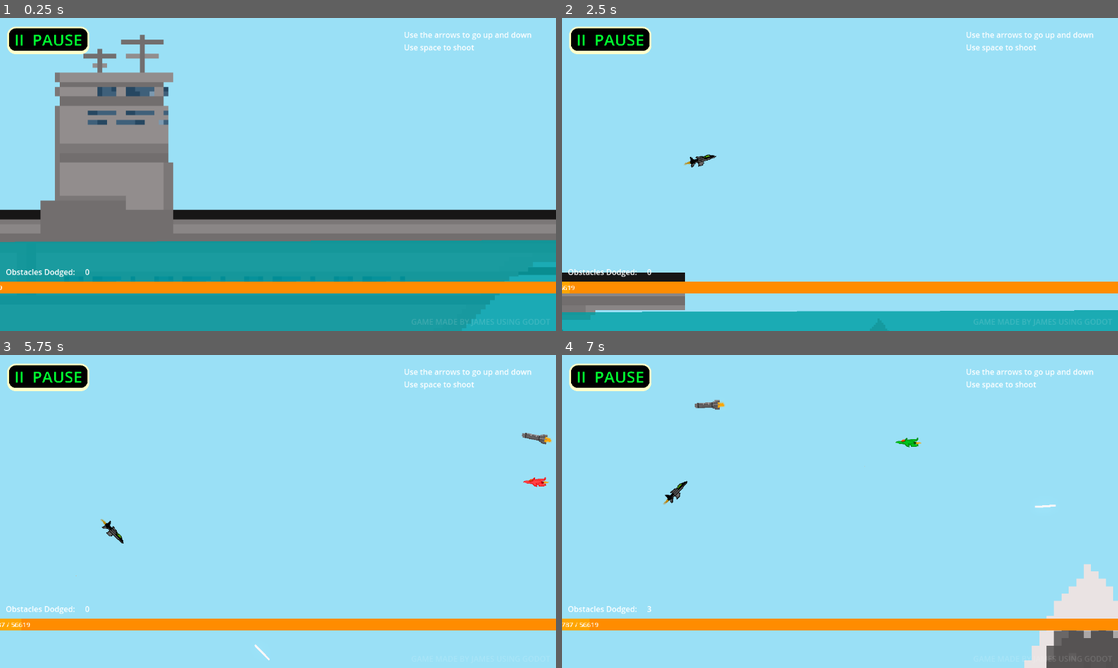
Above: before the commit, frames 1-4 (two rows, left to right).
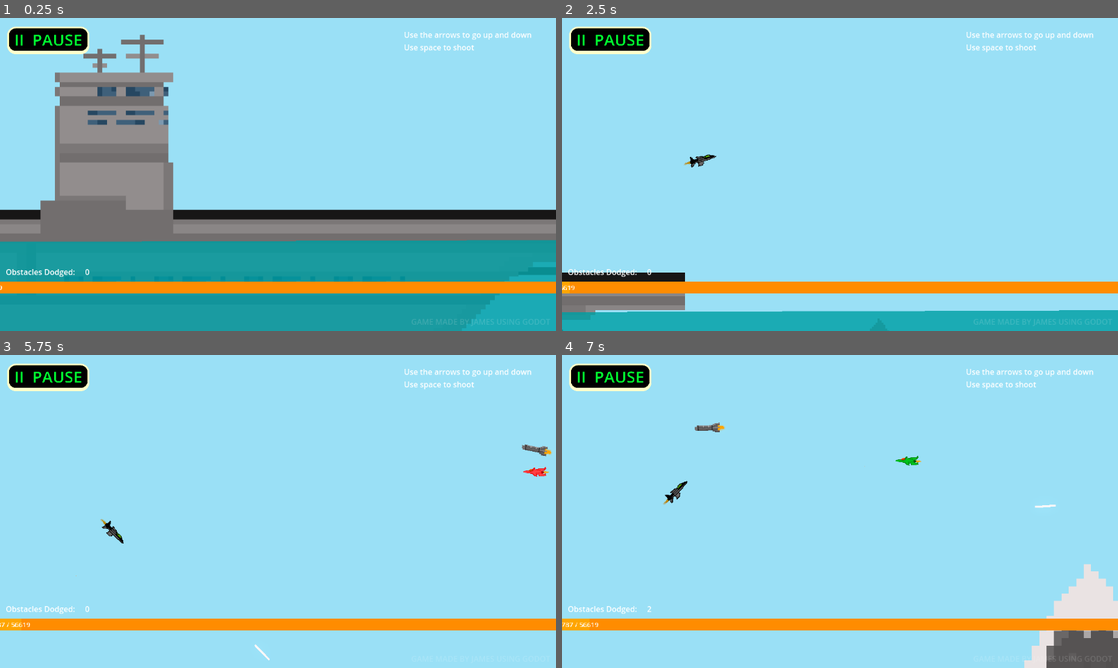
Above: after the commit, the same moments.

Repository: star6fish/DigitalTechInternalInternal
Game: Godot game, scene res://scenes/TestingScene.tscn
Same seed, same stepped clock (60 frames per second), same inputs: the game is played once before the commit and once after it. The project has no main scene, so this scene is started directly.
Inputs:
- Up to frame 1 (0.25 s): no input
- Up to frame 2 (2.5 s): hold Right (ui_right) 0.53-1.28 s; hold Space (shoot) 0.53-1.28 s; hold Down (ui_down) 1.28-2.03 s; tap Space (shoot) at 1.35 s; hold Right (ui_right) from 2.03 s (still down); hold Space (shoot) from 2.03 s (still down)
- Up to frame 3 (5.75 s): release Right (ui_right) at 2.78 s; release Space (shoot) at 2.78 s; hold Up (ui_up) 2.78-3.53 s; tap Space (shoot) at 2.85, 4.35 s; hold Space (shoot) 3.53-4.28 s; hold Left (ui_left) 3.53-5.03 s; hold Down (ui_down) from 5.03 s (still down); hold Space (shoot) from 5.03 s (still down)
- Up to frame 4 (7 s): release Down (ui_down) at 5.78 s; release Space (shoot) at 5.78 s; hold Right (ui_right) 5.78-6.53 s; tap Space (shoot) at 5.85 s; hold Up (ui_up) from 6.53 s (still down); hold Space (shoot) from 6.53 s (still down)

The runs differ from the first frame. In frame 1, less than 0.1% of the frame differs, in the area x 0-87%, y 70-72%; in frame 2, less than 0.1%; in frame 3, 0.4%; in frame 4, 0.4%, in the area x 15-65%, y 14-83%.

Commit message:
21/10/2024

Diff:
--- a/assets/TestingScene.gdshader
+++ b/assets/TestingScene.gdshader
@@ -7,11 +7,12 @@
 void fragment() {
 	// Called for every pixel the material is visible on.
 
-	float Wave_Amplitude = 0.05;
-	float Wave_Speed = 2.0;
-	float Wave_Period = 2.8;
+	float wave_amplitude = 0.05;
+	float wave_speed = 2.0;
+	float wave_period = 2.8;
 
-	float waves = UV.y * 20.0 + sin(UV.x * 20.0 / Wave_Period + 1.0 * Wave_Speed * TIME) * Wave_Amplitude - Wave_Amplitude;
+	float waves = UV.y * 20.0 + sin(UV.x * 20.0 / wave_period + 1.0 * wave_speed * TIME)
+			 * wave_amplitude - wave_amplitude;
 	COLOR.a = step(0.5, waves) - 0.2;
 
 }
--- a/scenes/TestingScene.tscn
+++ b/scenes/TestingScene.tscn
@@ -649,7 +649,7 @@
 [node name="Sprite2D" type="Sprite2D" parent="."]
 z_index = 1
 material = SubResource("ShaderMaterial_ehk6k")
-position = Vector2(10100, 2458)
+position = Vector2(10069, 2458)
 scale = Vector2(342.781, 79.9375)
 texture = SubResource("GradientTexture2D_jv6t8")
 
--- a/scripts/OptionsScreen.gd
+++ b/scripts/OptionsScreen.gd
@@ -4,6 +4,7 @@
 
 var buttons_hover = {}
 
+const BUTTON_TWEENING_SIZE_SPEED = 0.1
 
 func update_button_outlines():
 
@@ -71,14 +72,15 @@
 
 			var button_tween = create_tween()
 			button_tween.tween_property(button_target, "scale", button_target.scale
-					 + (button_target.scale / 6), 0.1)
+					 + (button_target.scale / 6), BUTTON_TWEENING_SIZE_SPEED)
 
 	elif hover == false:
 
 		if buttons_hover.get(button_target):
 
 			var button_tween = create_tween()
-			button_tween.tween_property(button_target, "scale", buttons_hover[button_target], 0.1)
+			button_tween.tween_property(button_target, "scale", buttons_hover[button_target],
+					 BUTTON_TWEENING_SIZE_SPEED)
 
 			buttons_hover.erase(button_target)
 
@@ -86,7 +88,7 @@
 
 		var button_tween = create_tween()
 		button_tween.tween_property(button_target, "scale", buttons_hover[button_target]
-				 - (buttons_hover[button_target] / 6), 0.1)
+				 - (buttons_hover[button_target] / 6), BUTTON_TWEENING_SIZE_SPEED)
 
 	elif press == false:
 
@@ -96,7 +98,7 @@
 
 				var button_tween = create_tween()
 				button_tween.tween_property(button_target, "scale", buttons_hover[button_target]
-						 + (buttons_hover[button_target] / 6), 0.1)
+						 + (buttons_hover[button_target] / 6), BUTTON_TWEENING_SIZE_SPEED)
 
 # Called when the node enters the scene tree for the first time.
 func _ready():
--- a/scripts/Player.gd
+++ b/scripts/Player.gd
@@ -9,10 +9,21 @@
 var taking_off = true
 var crashing = false
 
+const VELOCITY_CLAMP_MINIMUM_Y = -910
+const VELOCITY_CLAMP_MAXIMUM_Y = 200
+
 var explosion = false
 var shake_strength = 0.0
+const EXPLOSION_ZOOM = 1.5
+const SHAKE_MAGNITUDE = 40.0
+const SHAKE_OFFSET = 400
 
 var shooting_cooldown = false
+
+const TAKE_OFF_ROTATION_MINIMISED = -0.5
+
+const TAKE_OFF_ROTATION = -215
+const TAKE_OFF_LEVEL_Y = -85
 
 # Get the gravity from the project settings to be synced with RigidBody nodes.
 var gravity = ProjectSettings.get_setting("physics/2d/default_gravity")
@@ -80,7 +91,7 @@
 
 		$AnimatedSprite2D.animation = "default"
 
-		if position.y <= -85:
+		if position.y <= TAKE_OFF_LEVEL_Y:
 			rotation = rotate_toward(rotation, 0, delta * 0.2)
 			if rotation == 0:
 				taking_off = false
@@ -88,8 +99,8 @@
 			velocity.x = speed * 2
 			velocity.y = 1 * (rotation * speed)
 
-			if position.x >= - 215:
-				rotation = rotate_toward(rotation, -0.5, delta)
+			if position.x >= TAKE_OFF_ROTATION:
+				rotation = rotate_toward(rotation, TAKE_OFF_ROTATION_MINIMISED, delta)
 
 	elif taking_off == false:
 
@@ -129,13 +140,14 @@
 
 	move_and_slide()
 
-	position.y = clamp(position.y, -910, 200)
+	position.y = clamp(position.y, VELOCITY_CLAMP_MINIMUM_Y, VELOCITY_CLAMP_MAXIMUM_Y)
 
 	if crashing == true:
 
-		shake_strength = lerp(shake_strength, 40.0, 5 * delta)
+		shake_strength = lerp(shake_strength, SHAKE_MAGNITUDE, 5 * delta)
 
-		var shake_vector = Vector2(400 - (400 * (shake_strength / 40) / 4)
+		var shake_vector = Vector2(SHAKE_OFFSET - (
+					SHAKE_OFFSET * (shake_strength / SHAKE_MAGNITUDE) / 4)
 				 + RandomNumberGenerator.new().randf_range(-shake_strength, shake_strength),
 				 RandomNumberGenerator.new().randf_range(-shake_strength, shake_strength))
 		get_parent().get_child(9).offset = lerp(get_parent().get_child(9).offset, shake_vector,
@@ -144,7 +156,7 @@
 				 RandomNumberGenerator.new().randf_range(-shake_strength, shake_strength),
 				 delta * 5)
 		get_parent().get_child(9).zoom = lerp(get_parent().get_child(9).zoom,
-				 Vector2(1.5, 1.5), delta)
+				 Vector2(EXPLOSION_ZOOM, EXPLOSION_ZOOM), delta)
 
 	#if Crashing == true:
 		#Explosion.position.x = position.x
--- a/scripts/TestingScene.gd
+++ b/scripts/TestingScene.gd
@@ -15,6 +15,18 @@
 
 var obstacle_cool_down = false
 var obstacles = {}
+
+const OBSTACLE_SPAWN_OFFSET_X = 2000
+const OBSTACLE_SPAWN_DISTANCE_MINIMUM_Y = 10
+const OBSTACLE_SPAWN_RANDOMNESS_Y = 50
+const CACTUS_SPAWN_OFFSET_Y = -600
+const OBSTACLE_CLAMP_Y_MINIMUM = -1000
+const OBSTACLE_CLAMP_Y_MAXIMUM = -320
+
+const CAMERA_CLAMP_Y_MINIMUM = -600
+const CAMERA_CLAMP_Y_MAXIMUM = -100
+
+const TAKE_OFF_LEAVE_X = 1600
 
 # Pause button pressed
 func _pause():
@@ -82,13 +94,15 @@
 		elif obstacle_jet_plane_colour == 3:
 			obstacle_select = jet_plane_obstacle3_scene
 
-	var obstacle_position_y = clamp(randf_range($CharacterBody2D.position.y - 100,
-		 	$CharacterBody2D.position.y + 100), -1000, -320)
+	var obstacle_position_y = clamp(randf_range(
+			$CharacterBody2D.position.y - OBSTACLE_SPAWN_RANDOMNESS_Y,
+		 	$CharacterBody2D.position.y + OBSTACLE_SPAWN_RANDOMNESS_Y),
+			OBSTACLE_CLAMP_Y_MINIMUM, OBSTACLE_CLAMP_Y_MAXIMUM)
 
 	var can_spawn = true
 
 	for obstacle in obstacles:
-		if obstacles[obstacle] - obstacle_position_y < 10:
+		if obstacles[obstacle] - obstacle_position_y < OBSTACLE_SPAWN_DISTANCE_MINIMUM_Y:
 			can_spawn = false
 
 	if (obstacle_select == mountain_scene
@@ -97,16 +111,17 @@
 
 		can_spawn = true
 		obstacle_position_y = randf_range(100, 200)
+
 	elif obstacle_select == cactus_scene:
 
-		$RayCast2D.position = Vector2($CharacterBody2D.position.x + 2000, -500)
+		$RayCast2D.position = Vector2($CharacterBody2D.position.x + OBSTACLE_SPAWN_OFFSET_X, CAMERA_CLAMP_Y_MAXIMUM)
 
 		if $RayCast2D.is_colliding():
 
-			var RaycastInstance = $RayCast2D.get_collider()
+			var raycast_instance = $RayCast2D.get_collider()
 
-			if RaycastInstance.has_meta("DesertRug"):
-				obstacle_position_y = 600 - $RayCast2D.get_collision_point().y
+			if raycast_instance.has_meta("DesertRug"):
+				obstacle_position_y = CACTUS_SPAWN_OFFSET_Y - $RayCast2D.get_collision_point().y
 			else:
 				can_spawn = false
 		else:
@@ -120,7 +135,7 @@
 
 		add_child(obstacle)
 
-		obstacle.position.x = $CharacterBody2D.position.x + 2000
+		obstacle.position.x = $CharacterBody2D.position.x + OBSTACLE_SPAWN_OFFSET_X
 		obstacle.position.y = obstacle_position_y
 
 		var double = random.randi_range(1, 4)
@@ -141,7 +156,9 @@
 
 # Called when the node enters the scene tree for the first time.
 func _ready():
+
 	global.obstacles_dodged = 0
+
 	if global.difficulty == "Easy":
 		$CanvasLayer.get_child(2).color = Color.DARK_GREEN
 		$CanvasLayer.get_child(3).color = Color.GREEN
@@ -162,16 +179,17 @@
 func _process(delta):
 
 	$Camera2D.position.x = $CharacterBody2D.position.x
-	$Camera2D.position.y = clamp($CharacterBody2D.position.y, -600, -100)
+	$Camera2D.position.y = clamp($CharacterBody2D.position.y, CAMERA_CLAMP_Y_MINIMUM,
+			 CAMERA_CLAMP_Y_MAXIMUM)
 
-	if $CharacterBody2D.position.x > 1600:
+	if $CharacterBody2D.position.x > TAKE_OFF_LEAVE_X:
 
 		if obstacle_cool_down == false:
 			_spawn_obstacle()
 
 	$CanvasLayer.get_child(4).text = "Obstacles Dodged:     " + str(global.obstacles_dodged)
 
-	$CanvasLayer.get_child(3).position.x = -1152 * (1 - $CharacterBody2D.position.x
-			 / $Node2D3.position.x)
+	$CanvasLayer.get_child(3).position.x = -$CanvasLayer.get_child(3).size.x * (
+				1 - $CharacterBody2D.position.x / $Node2D3.position.x)
 	$CanvasLayer.get_child(3).get_child(0).text = (str(floor($CharacterBody2D.position.x)) + " / "
 			+ str($Node2D3.position.x))
--- a/scripts/buttonEffects.gd
+++ b/scripts/buttonEffects.gd
@@ -1,6 +1,8 @@
 extends CanvasLayer
 
 var ButtonsHover = {}
+
+const BUTTON_TWEENING_SIZE_SPEED = 0.1
 
 func _buttonEffect(ButtonTarget, Hover, Press):
 
@@ -11,21 +13,24 @@
 			ButtonsHover[ButtonTarget] = ButtonTarget.scale
 
 			var ButtonTween = create_tween()
-			ButtonTween.tween_property(ButtonTarget, "scale", ButtonTarget.scale + (ButtonTarget.scale / 6), 0.1)
+			ButtonTween.tween_property(ButtonTarget, "scale", ButtonTarget.scale
+					 + (ButtonTarget.scale / 6), BUTTON_TWEENING_SIZE_SPEED)
 
 	elif Hover == false:
 
 		if ButtonsHover.get(ButtonTarget):
 
 			var ButtonTween = create_tween()
-			ButtonTween.tween_property(ButtonTarget, "scale", ButtonsHover[ButtonTarget], 0.1)
+			ButtonTween.tween_property(ButtonTarget, "scale", ButtonsHover[ButtonTarget],
+					 BUTTON_TWEENING_SIZE_SPEED)
 
 			ButtonsHover.erase(ButtonTarget)
 
 	if Press == true:
 
 		var ButtonTween = create_tween()
-		ButtonTween.tween_property(ButtonTarget, "scale", ButtonsHover[ButtonTarget] - (ButtonsHover[ButtonTarget] / 6), 0.1)
+		ButtonTween.tween_property(ButtonTarget, "scale", ButtonsHover[ButtonTarget]
+				 - (ButtonsHover[ButtonTarget] / 6), BUTTON_TWEENING_SIZE_SPEED)
 
 	elif Press == false:
 
@@ -34,7 +39,8 @@
 			if ButtonsHover.get(ButtonTarget):
 
 				var ButtonTween = create_tween()
-				ButtonTween.tween_property(ButtonTarget, "scale", ButtonsHover[ButtonTarget] + (ButtonsHover[ButtonTarget] / 6), 0.1)
+				ButtonTween.tween_property(ButtonTarget, "scale", ButtonsHover[ButtonTarget]
+						 + (ButtonsHover[ButtonTarget] / 6), BUTTON_TWEENING_SIZE_SPEED)
 
 # Called every frame. 'delta' is the elapsed time since the previous frame.
 func _process(delta):
